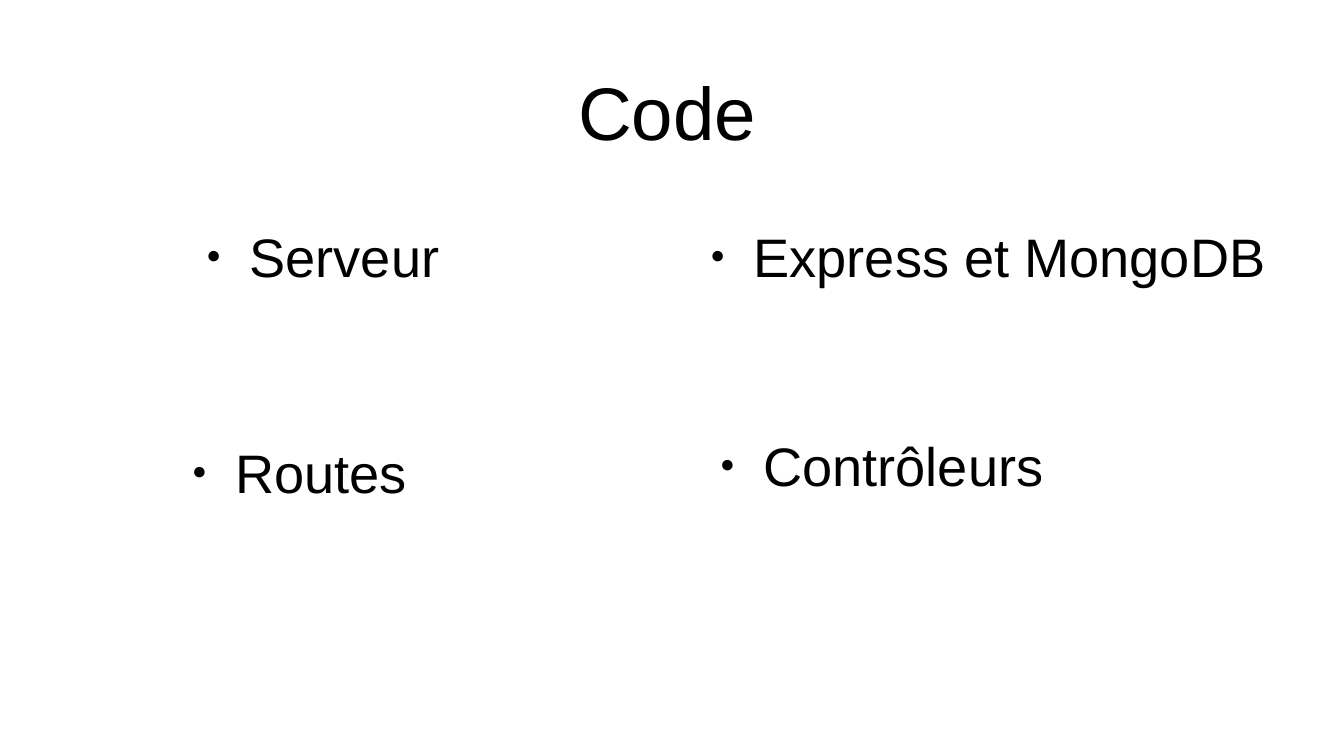
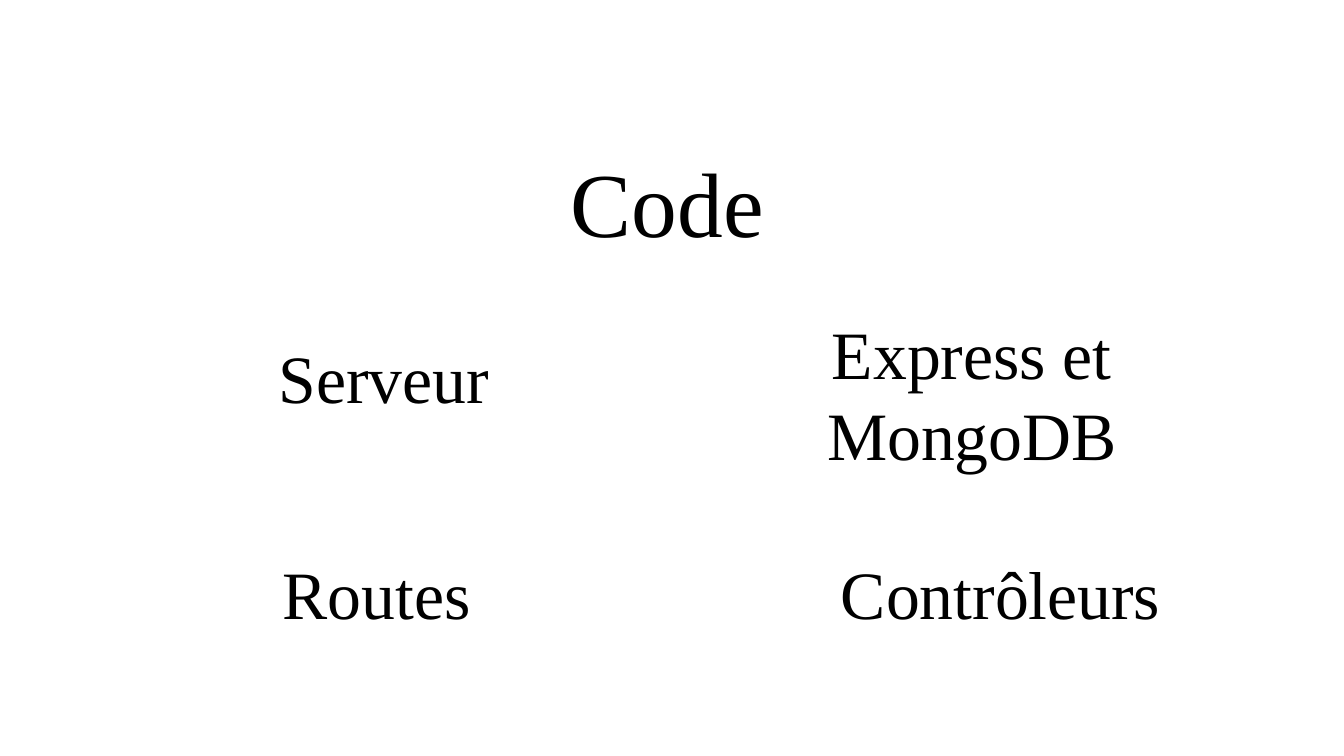
Before and after one commit to zakari9959/Projet7_Openclassrooms, a slide deck: slide 3 of Support_de_présentation.odp. Drawn at 1344x756 pixels with LibreOffice and Linux fonts; fonts in the diff are those of the drawing; background and template pictures are left out. Boxes give left, top, right and bottom in pixels: in the first picture for what was removed or moved away, otherwise in the second. Text is boxed around its words. In the diff, an @@ line names an element or a change of style, - is before the commit and + after.

```diff
--- a/Support_de_présentation.odp
+++ b/Support_de_présentation.odp
@@ title "Code": place and size @@
-title "Code" at (578,86,756,141)
+title "Code" at (571,173,764,238)
@@ title "Code" at (571,173,764,238): size 44 to 54 pt, font Arial to Times New Roman @@
@@ text "Express et MongoDB": place and size @@
-text "Express et MongoDB" at (754,239,1265,286)
+text "Express et MongoDB" at (827,334,1116,474)
@@ text "Serveur": place and size @@
-text "Serveur" at (250,239,440,278)
+text "Serveur" at (279,358,489,404)
@@ size 32 to 40 pt, font Arial to Times New Roman; alignment left to centre; bullet ● to none; less space between paragraphs in 4 elements at (827,334,1116,474), (841,572,1160,620), (279,358,489,404), (283,574,471,620) @@
@@ text "Routes": place and size @@
-text "Routes" at (235,455,407,494)
+text "Routes" at (283,574,471,620)
@@ text "Contrôleurs": place and size @@
-text "Contrôleurs" at (763,446,1043,487)
+text "Contrôleurs" at (841,572,1160,620)
```
Also in this commit, not shown: 3 other slides changed, 2 other files.
